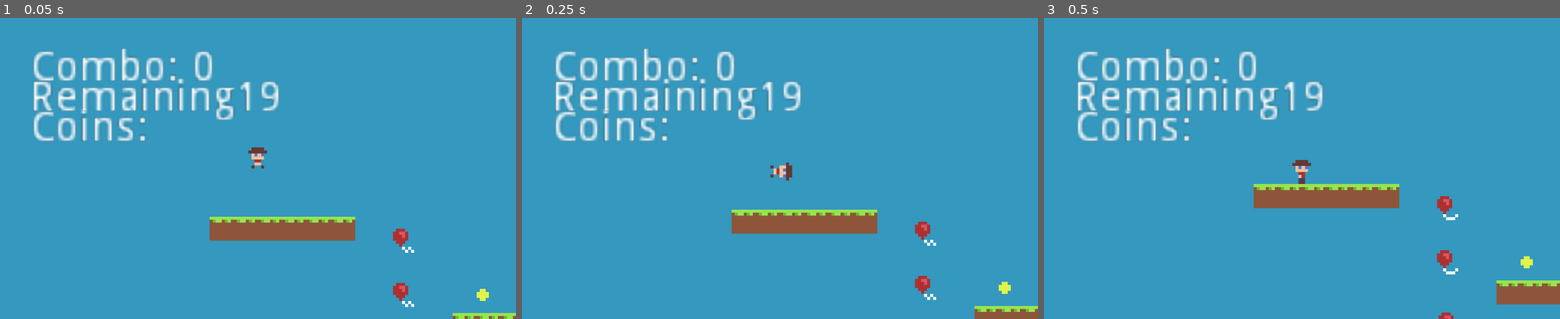
Above: before the commit, frames 1-3 (left to right).
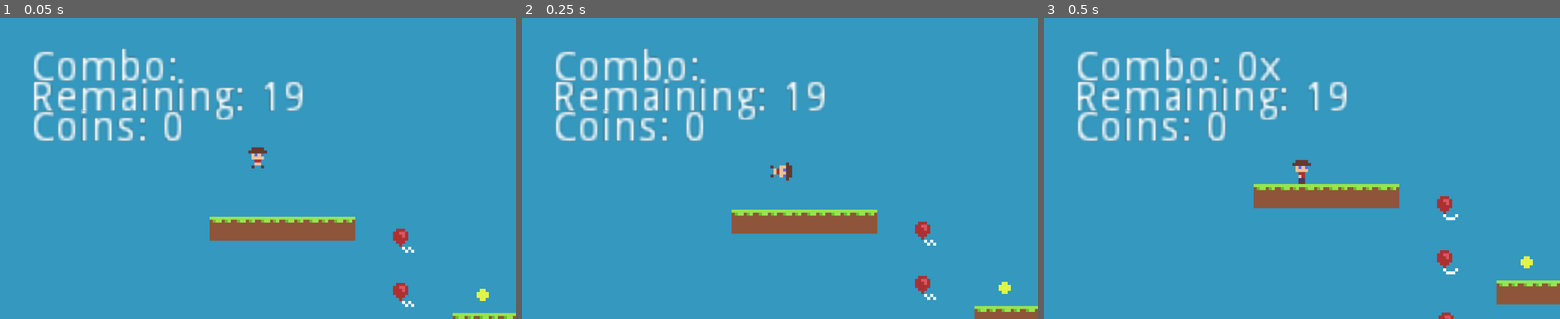
Above: after the commit, the same moments.

Repository: TheMadcowe/Popper
Game: Godot game, scene res://Popper.tscn
The game is run twice, just before and just after one commit, with the same random seed, the same clock (stepped at 60 frames per second) and the same inputs.
Inputs:
- Up to frame 1 (0.05 s): no input
- Up to frame 2 (0.25 s): no input
- Up to frame 3 (0.5 s): no input

The runs differ from the first frame. In frame 1, 1.2% of the frame differs, in the area x 31-59%, y 10-42%; in frame 2, 1.2%; in frame 3, 1.1%.

Commit message:
Moved text functions from the Player script to the HUD and added coins

Diff:
--- a/Popper/Coin.gd
+++ b/Popper/Coin.gd
@@ -4,7 +4,10 @@
 
 var taken = false
 
+var coinValue = 1
+
 func _on_Coin_body_entered(body):
 	if not taken and body is Player:
 		($Anim as AnimationPlayer).play("taken")
 		taken = true
+		body.addCoin(coinValue)
--- /dev/null
+++ b/Popper/HUD.gd
@@ -0,0 +1,33 @@
+extends CanvasLayer
+
+onready var comboText = $ComboText
+onready var remainingText = $RemainingText
+onready var coinsText = $CoinsText
+
+# Declare member variables here. Examples:
+# var a = 2
+# var b = "text"
+
+
+# Called when the node enters the scene tree for the first time.
+func updateCombo(combo):
+	comboText.text = "Combo: " + str(combo)+"x"
+
+#	comboText.margin_bottom = (randi() % 100)
+#	comboText.margin_left = (randi() % 100)
+#	comboText.margin_top = (randi() % 100)
+#	comboText.margin_right = (randi() % 100)
+
+	pass # Replace with function body.
+
+func updateRemaining(remaining):
+	remainingText.text = "Remaining: " + str(remaining)
+
+func updateCoins(coins):
+	coinsText.text = "Coins: " + str(coins)
+	pass;
+
+
+# Called every frame. 'delta' is the elapsed time since the previous frame.
+#func _process(delta):
+#	pass
--- a/Popper/Player.gd
+++ b/Popper/Player.gd
@@ -29,19 +29,24 @@
 
 var anim = ""
 
-onready var comboText = $CanvasLayer/ComboText
-onready var remainingText = $CanvasLayer/RemainingText
-onready var coinsText = $CanvasLayer/CoinsText
+var coins = 0
 
-var totalBalloons = 0
+
+var remainingBalloons = 0
 
 func _ready():
 	sprite.scale.y = SIZE
 	sprite.scale.x = SIZE
 	$CollisionShape2D.scale.x = SIZE
 	$CollisionShape2D.scale.y = SIZE
-	totalBalloons = get_tree().get_nodes_in_group("Balloons").size()
-	changeText()
+	remainingBalloons = get_tree().get_nodes_in_group("Balloons").size()
+	$HUD.updateRemaining(remainingBalloons)
+	$HUD.updateCoins(coins)
+
+func addCoin(coinValue):
+	coins += coinValue
+	$HUD.updateCoins(coins)
+	pass;
 
 func boostJump(jumpBoost):
 	linear_vel.y = 0;
@@ -49,18 +54,12 @@
 	print(jumpBoost)
 	jumps = totalJumps
 	combo += 1
-	totalBalloons -= 1
-	changeText()
+	remainingBalloons -= 1
+	$HUD.updateCombo(combo)
+	$HUD.updateRemaining(remainingBalloons)
 	playAudio()
 
-func changeText():
-	comboText.text = "Combo: " + str(combo)
-	remainingText.text =  "Remaining" + str(totalBalloons)
 
-#	comboText.margin_bottom = (randi() % 100)
-#	comboText.margin_left = (randi() % 100)
-#	comboText.margin_top = (randi() % 100)
-#	comboText.margin_right = (randi() % 100)
 
 func playAudio():
 	if(currentPitch <= 2):
@@ -127,7 +126,7 @@
 
 	if on_floor:
 		combo = 0
-		changeText()
+		$HUD.updateCombo(combo)
 		currentPitch = 0.8
 
 		if(linear_vel.x < -SIDING_CHANGE_SPEED):
--- a/Popper/Player.tscn
+++ b/Popper/Player.tscn
@@ -1,8 +1,9 @@
-[gd_scene load_steps=8 format=2]
+[gd_scene load_steps=9 format=2]
 
 [ext_resource path="res://Player.gd" type="Script" id=1]
 [ext_resource path="res://Cowguy.png" type="Texture" id=2]
 [ext_resource path="res://Balloon_Pop.wav" type="AudioStream" id=3]
+[ext_resource path="res://HUD.gd" type="Script" id=4]
 
 [sub_resource type="Animation" id=1]
 resource_name = "idle"
@@ -95,9 +96,10 @@
 [node name="SoundEffect" type="AudioStreamPlayer2D" parent="."]
 stream = ExtResource( 3 )
 
-[node name="CanvasLayer" type="CanvasLayer" parent="."]
+[node name="HUD" type="CanvasLayer" parent="."]
+script = ExtResource( 4 )
 
-[node name="ComboText" type="Label" parent="CanvasLayer"]
+[node name="ComboText" type="Label" parent="HUD"]
 margin_left = 10.0
 margin_top = 10.0
 margin_right = 53.0
@@ -107,7 +109,7 @@
 "_edit_use_anchors_": false
 }
 
-[node name="CoinsText" type="Label" parent="CanvasLayer"]
+[node name="CoinsText" type="Label" parent="HUD"]
 margin_left = 10.0
 margin_top = 30.0
 margin_right = 53.0
@@ -117,7 +119,7 @@
 "_edit_use_anchors_": false
 }
 
-[node name="RemainingText" type="Label" parent="CanvasLayer"]
+[node name="RemainingText" type="Label" parent="HUD"]
 margin_left = 10.0
 margin_top = 20.0
 margin_right = 53.0
